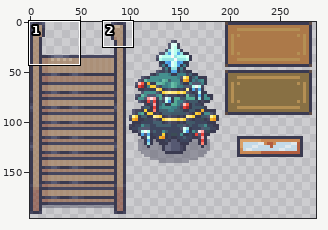
Sprite sheet -- images/props/inside_prop_tiles_48x48_limezu_hay.png. The picture above shows the old version from afar; the outline marks the close-up.
Close-up. First the earlier version:
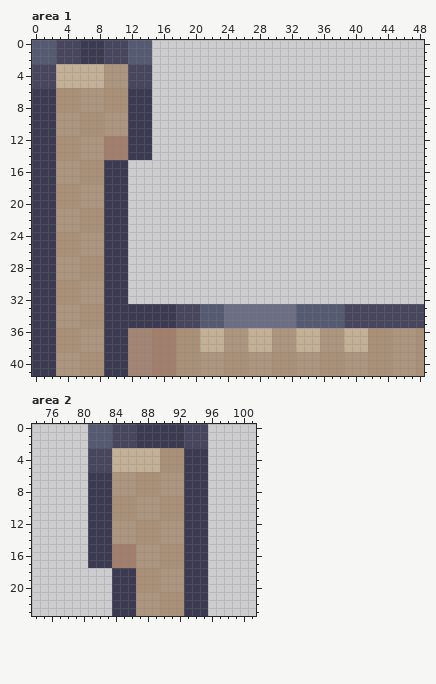
The file is 400x400 pixels. Colours within 5 levels of each other are drawn and written as one. Shown: area 1: x 0..48, y 0..41; area 2: x 74..101, y 0..23. The wide view leaves out empty margins.
After:
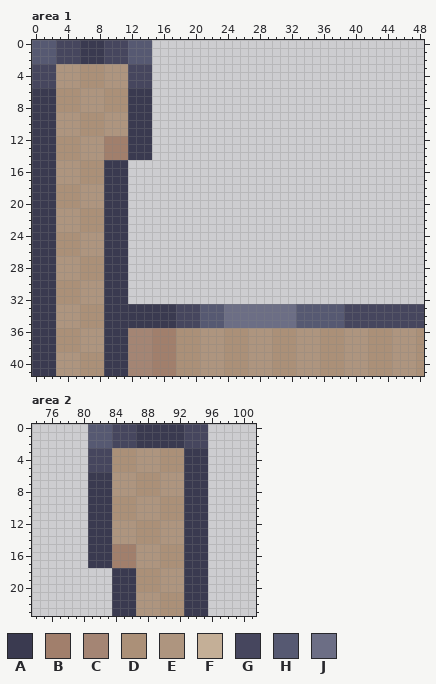
Palette (. is transparent): A #3a3a50  B #a17f6c  C #a48574  D #ab9078  E #ae957f  F #c4af97  G #46465e  H #565972  J #6c6e85
From old to new:
{"where": "area 1"}
{"y":3,"x":3,"old":"FFFFFF","new":"EEEDDD"}
{"y":4,"x":3,"old":"FFFFFF","new":"EEEDDD"}
{"y":5,"x":3,"old":"FFFFFF","new":"EEEDDD"}
{"y":36,"x":21,"old":"FFFEEEFFFEEEFFFEEEFFF","new":"EEEDDDEEEDDDEEEDDDEEE"}
{"y":37,"x":21,"old":"FFFEEEFFFEEEFFFEEEFFF","new":"EEEDDDEEEDDDEEEDDDEEE"}
{"y":38,"x":21,"old":"FFFEEEFFFEEEFFFEEEFFF","new":"EEEDDDEEEDDDEEEDDDEEE"}
{"where": "area 2"}
{"y":3,"x":84,"old":"FFFFFF","new":"DDDEEE"}
{"y":4,"x":84,"old":"FFFFFF","new":"DDDEEE"}
{"y":5,"x":84,"old":"FFFFFF","new":"DDDEEE"}
